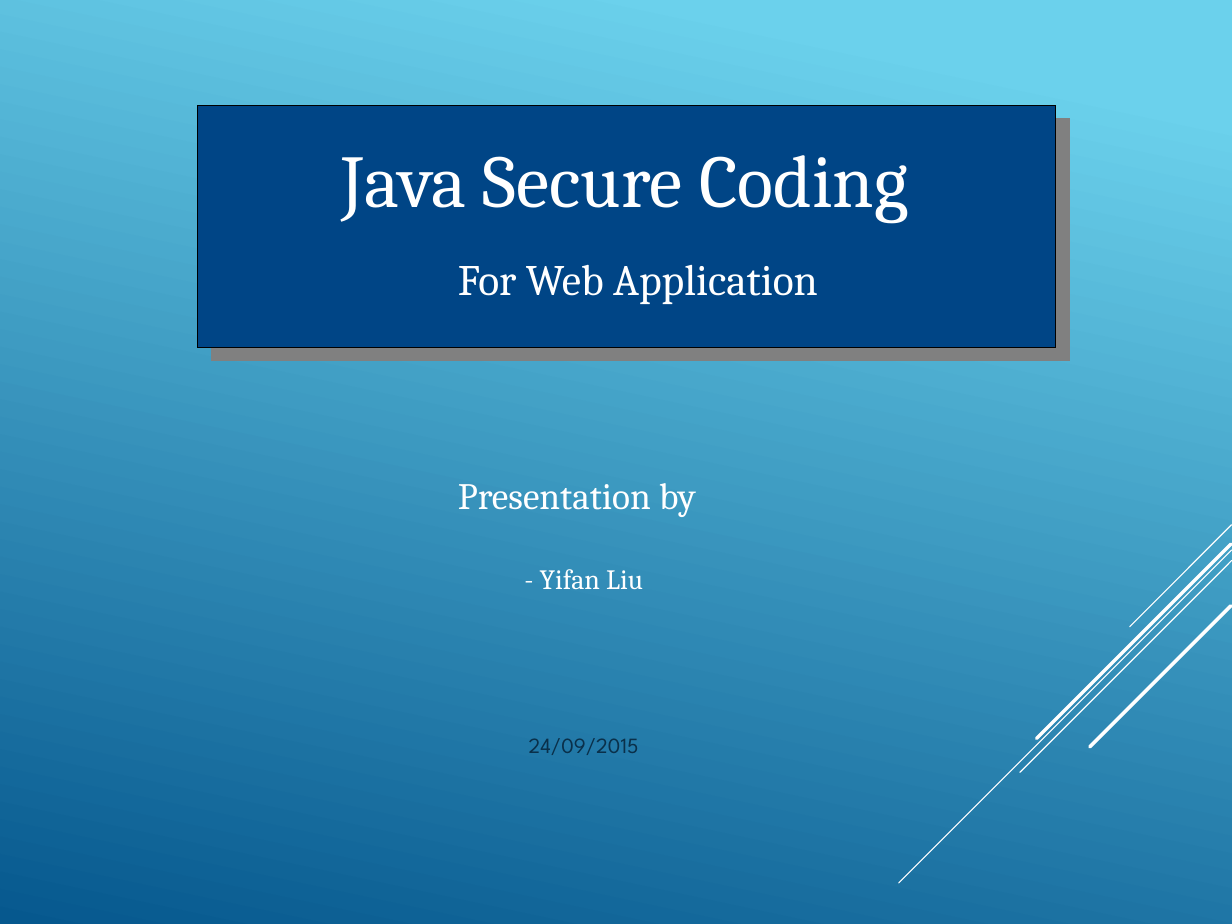
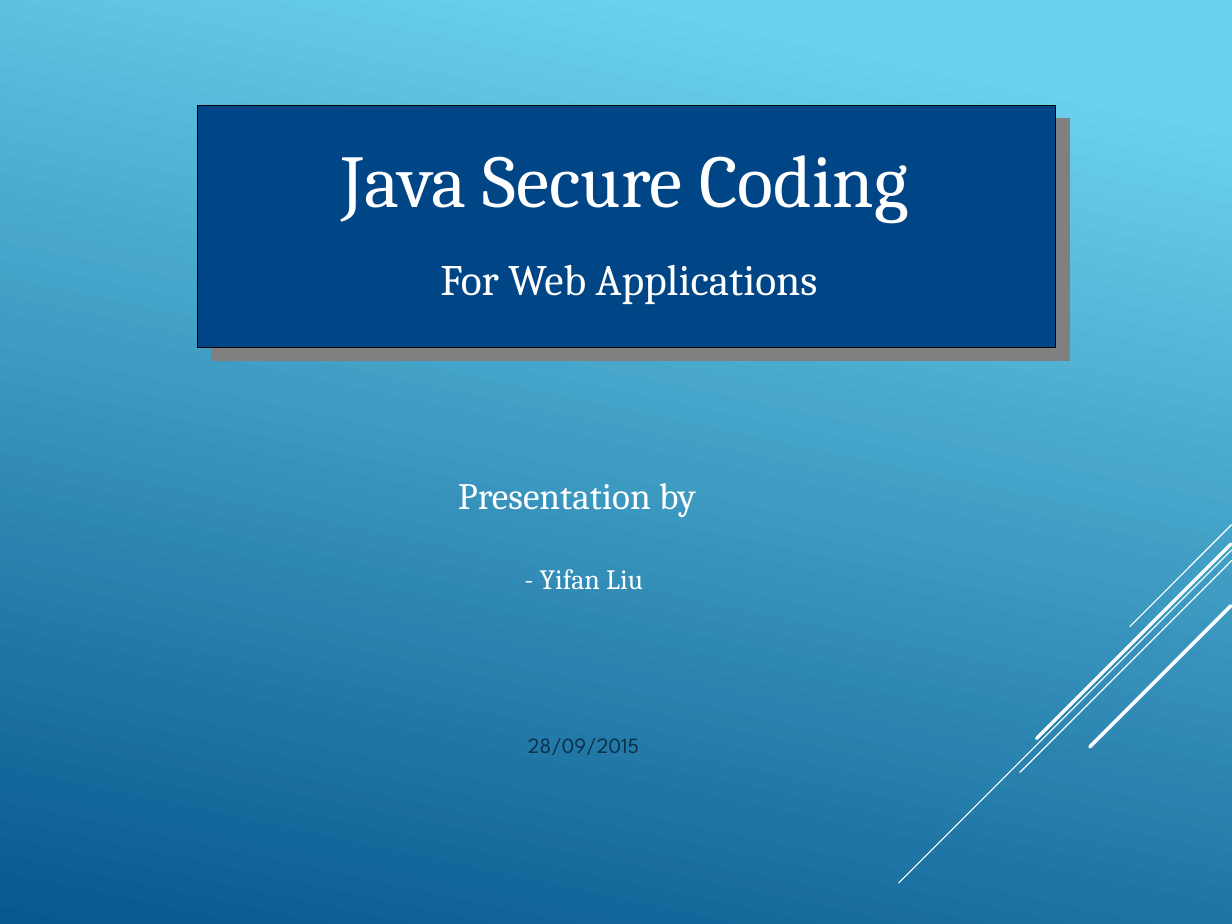
Before and after one commit to lyifan/jsct, a slide deck: slide 1 of doc/jsct.pptx. Drawn at 1232x924 pixels with LibreOffice and Linux fonts; fonts in the diff are those of the drawing. Boxes give left, top, right and bottom in pixels: in the first picture for what was removed or moved away, otherwise in the second. Text is boxed around its words. In the diff, an @@ line names an element or a change of style, - is before the commit and + after.

```diff
--- a/doc/jsct.pptx
+++ b/doc/jsct.pptx
@@ text at bbox=[440, 264, 818, 304]: text changed @@
-For Web Application
+For Web Applications
@@ text at bbox=[528, 738, 639, 755]: text changed @@
-24/09/2015
+28/09/2015
```
Also in this commit, not shown: 6 other slides changed, 3 slides added.
